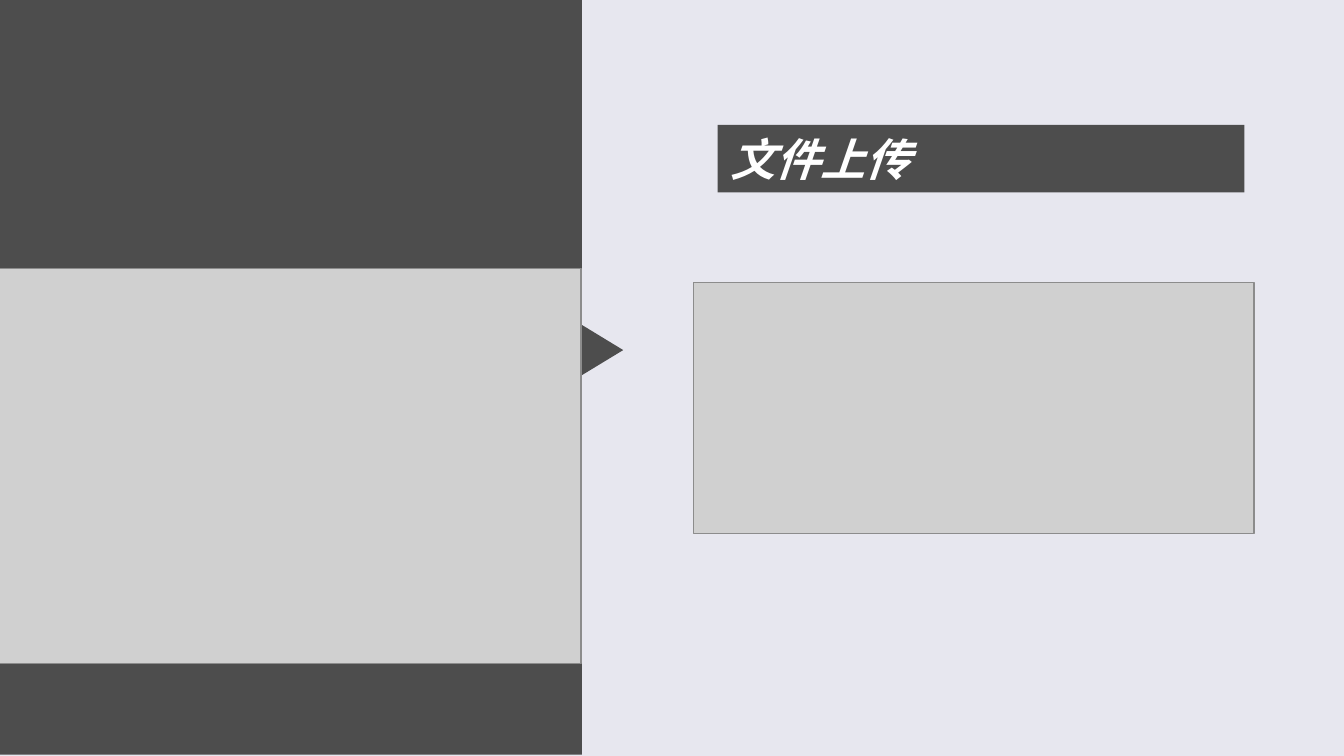
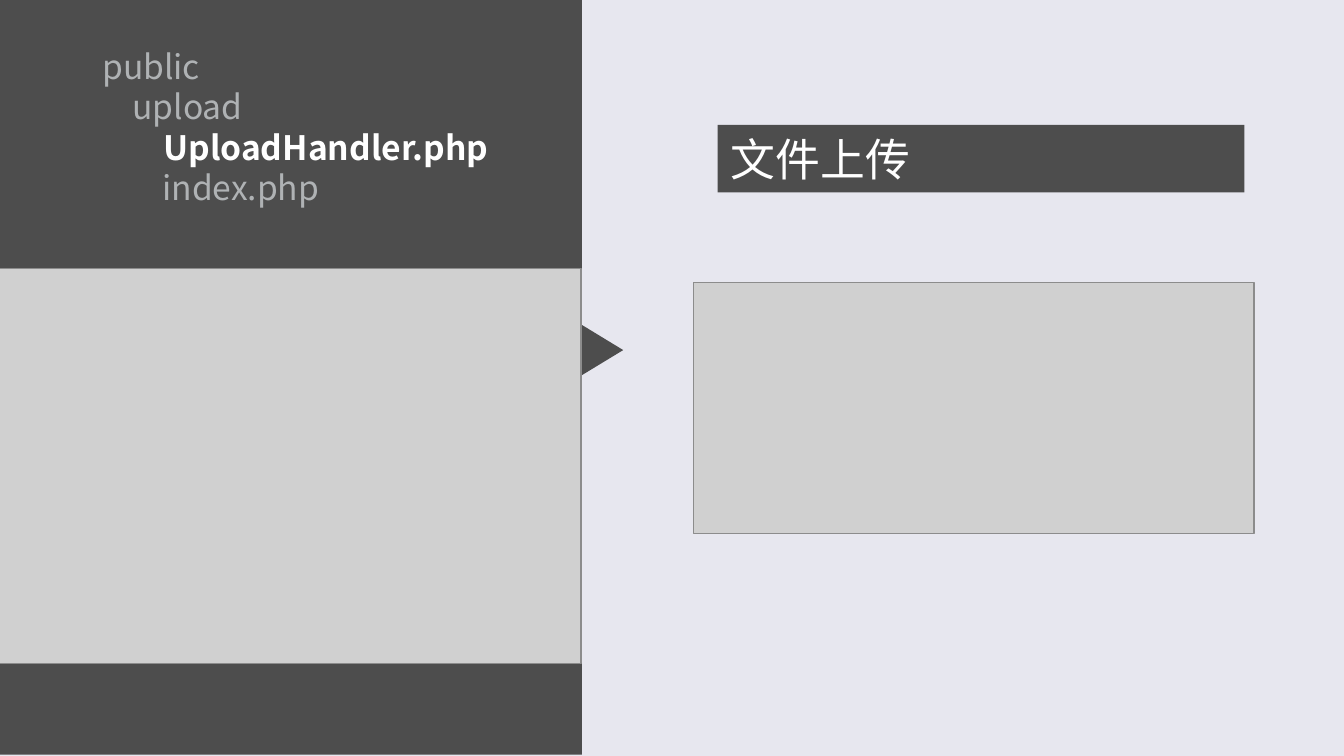
Before and after one commit to bytrix/report, a slide deck: slide 25 of 答辩.ppt. Drawn at 1344x756 pixels with LibreOffice and Linux fonts; fonts in the diff are those of the drawing; grey boxes stand for pictures. Boxes give left, top, right and bottom in pixels: in the first picture for what was removed or moved away, otherwise in the second. Text is boxed around its words. In the diff, an @@ line names an element or a change of style, - is before the commit and + after.

```diff
--- a/答辩.ppt
+++ b/答辩.ppt
@@ freeform shape at box(0, 0, 624, 755): outline redrawn @@
@@ text "public": place and size @@
-text "public" at box(22, 39, 574, 52)
+text "public" at box(102, 52, 488, 208)
@@ text "public" at box(102, 52, 488, 208): size 0 to 18 pt, font Arial to Noto Sans CJK SC, italic off; bold off in "public", "upload", "index.php"; indent changed @@
@@ rectangle "文件上传" at box(718, 125, 1245, 192): bold off, italic off; indent changed @@
```
Also in this commit, not shown: 27 other slides changed, 3 slides added, 2 other files.
